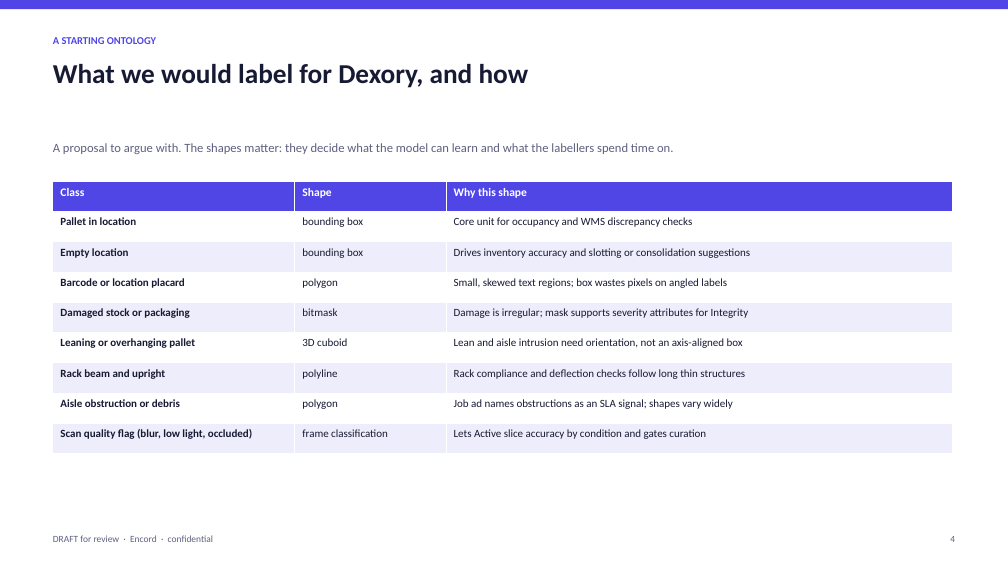
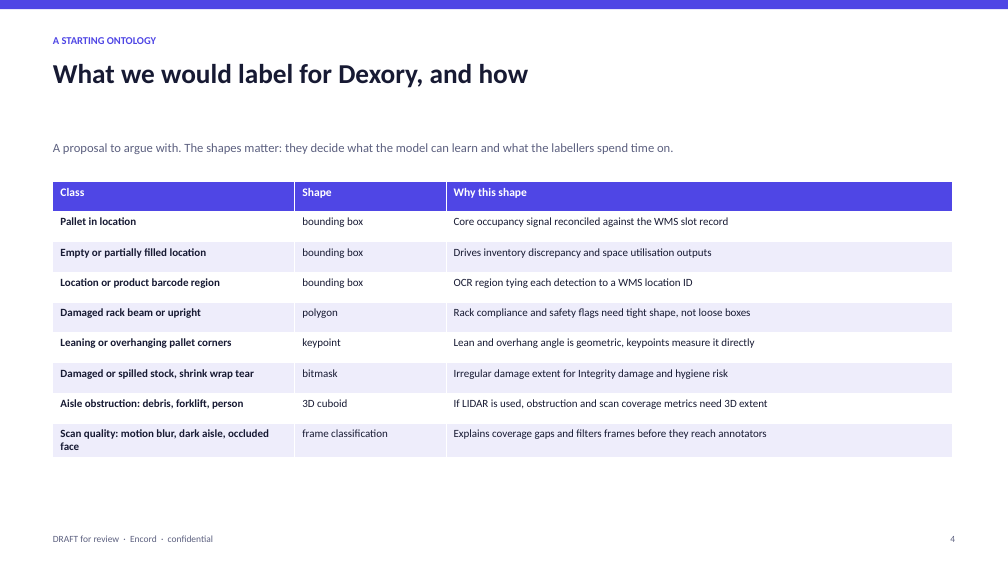
Before and after one commit to qaisak/signal-desk, a slide deck: slide 4 of docs/briefs/dexory.pptx. Drawn at 1008x567 pixels with LibreOffice and Linux fonts; fonts in the diff are those of the drawing. Boxes give left, top, right and bottom in pixels: in the first picture for what was removed or moved away, otherwise in the second. Text is boxed around its words. In the diff, an @@ line names an element or a change of style, - is before the commit and + after.

```diff
--- a/docs/briefs/dexory.pptx
+++ b/docs/briefs/dexory.pptx
@@ table at [53, 181, 953, 454] @@
-row 2, column 3: Core unit for occupancy and WMS discrepancy checks
+row 2, column 3: Core occupancy signal reconciled against the WMS slot record
-row 3, column 1: Empty location
+row 3, column 1: Empty or partially filled location
-row 3, column 3: Drives inventory accuracy and slotting or consolidation suggestions
+row 3, column 3: Drives inventory discrepancy and space utilisation outputs
-row 4: Barcode or location placard | polygon | Small, skewed text regions; box wastes pixels on angled labels
+row 4: Location or product barcode region | bounding box | OCR region tying each detection to a WMS location ID
-row 5: Damaged stock or packaging | bitmask | Damage is irregular; mask supports severity attributes for Integrity
+row 5: Damaged rack beam or upright | polygon | Rack compliance and safety flags need tight shape, not loose boxes
-row 6: Leaning or overhanging pallet | 3D cuboid | Lean and aisle intrusion need orientation, not an axis-aligned box
+row 6: Leaning or overhanging pallet corners | keypoint | Lean and overhang angle is geometric, keypoints measure it directly
-row 7: Rack beam and upright | polyline | Rack compliance and deflection checks follow long thin structures
+row 7: Damaged or spilled stock, shrink wrap tear | bitmask | Irregular damage extent for Integrity damage and hygiene risk
-row 8: Aisle obstruction or debris | polygon | Job ad names obstructions as an SLA signal; shapes vary widely
+row 8: Aisle obstruction: debris, forklift, person | 3D cuboid | If LIDAR is used, obstruction and scan coverage metrics need 3D extent
-row 9, column 1: Scan quality flag (blur, low light, occluded)
+row 9, column 1: Scan quality: motion blur, dark aisle, occluded face
-row 9, column 3: Lets Active slice accuracy by condition and gates curation
+row 9, column 3: Explains coverage gaps and filters frames before they reach annotators
```
Also in this commit, not shown: 6 other slides changed, 9 other files.
